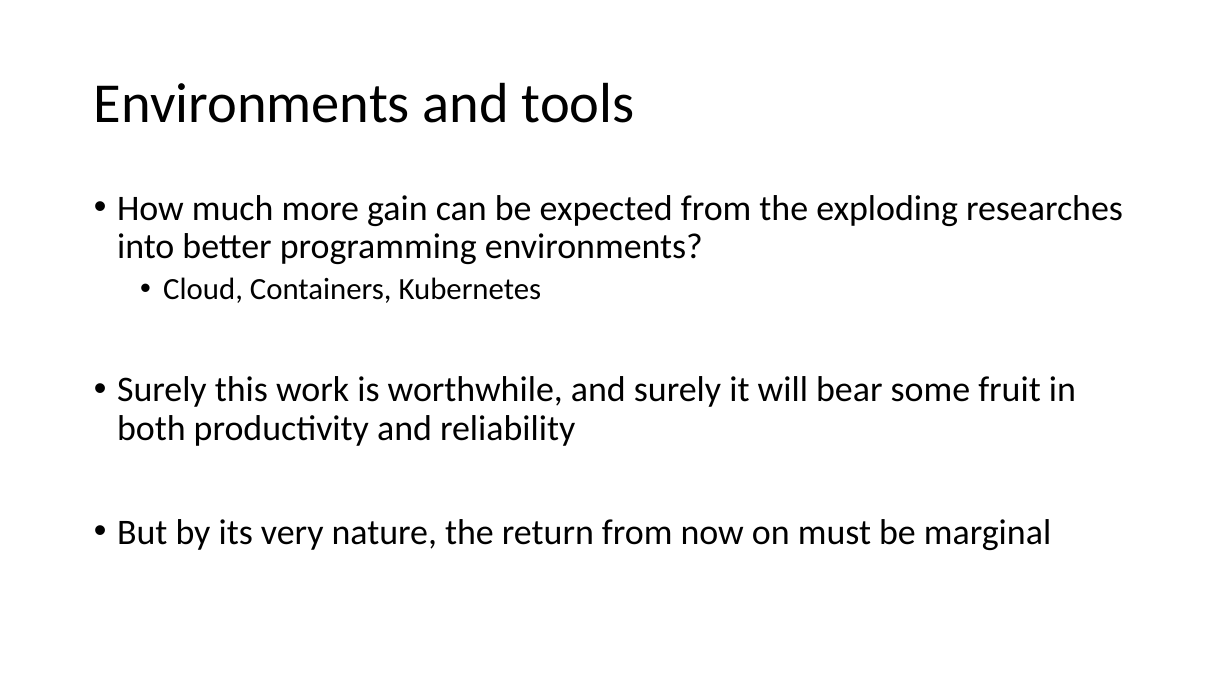
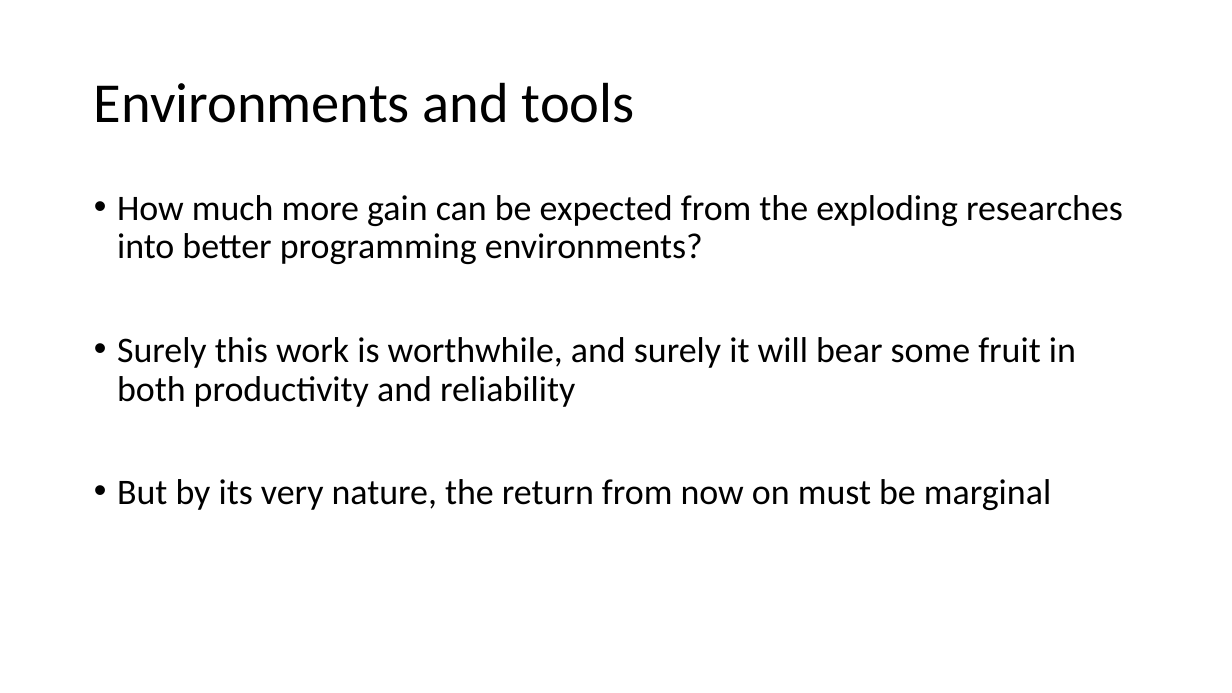
Before and after one commit to Agile4Defense/AgileForDefense, a slide deck: slide 24 of No Silver Bullet – Essence and Accident in Software Engineering.pptx (slide 23 before the commit). Drawn at 1232x693 pixels with LibreOffice and Linux fonts; fonts in the diff are those of the drawing. Boxes give left, top, right and bottom in pixels: in the first picture for what was removed or moved away, otherwise in the second. Text is boxed around its words. In the diff, an @@ line names an element or a change of style, - is before the commit and + after.

```diff
--- a/No Silver Bullet – Essence and Accident in Software Engineering.pptx
+++ b/No Silver Bullet – Essence and Accident in Software Engineering.pptx
@@ text at box(163, 277, 542, 303): paragraph removed @@
-  • Cloud, Containers, Kubernetes
```
Also in this commit, not shown: 2 other slides changed, 7 slides added, 1 slide removed.
